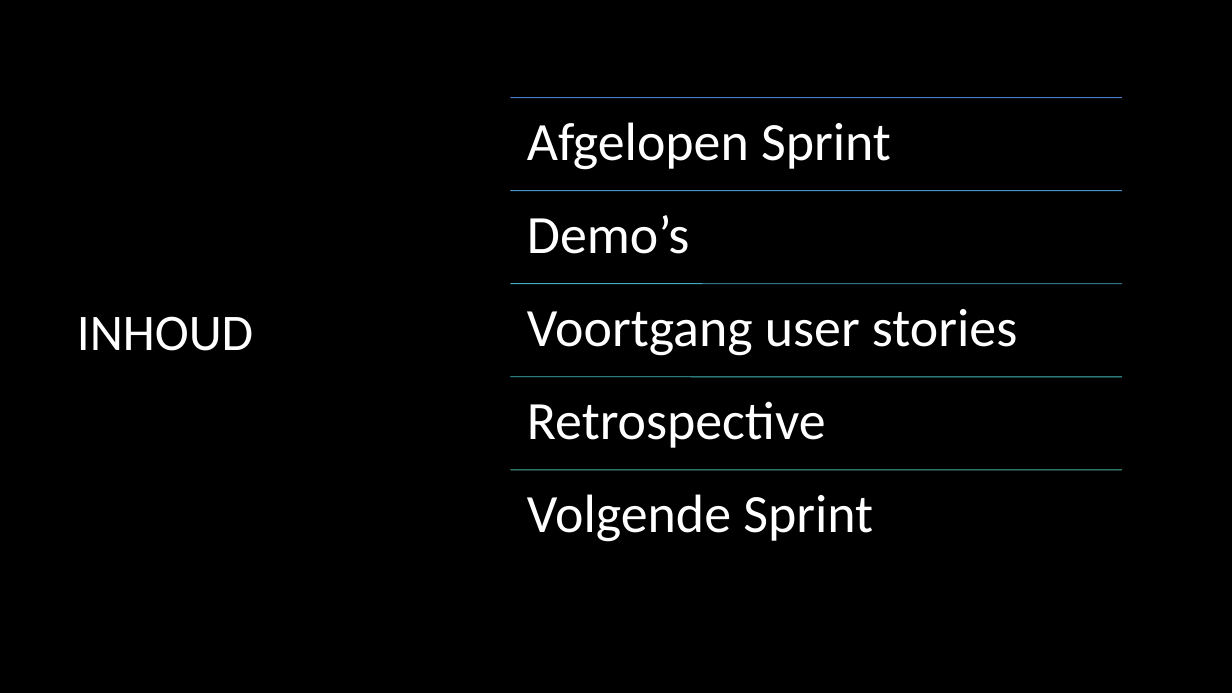
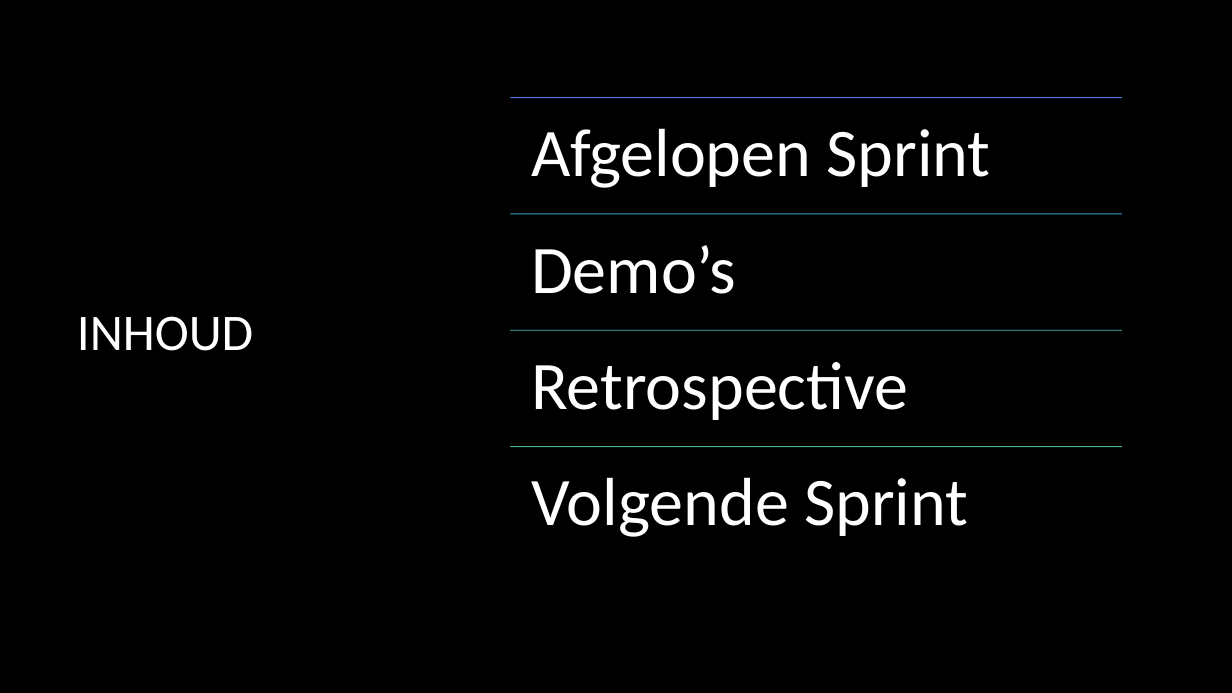
Before and after one commit to Matthijs-Hart/Project-5-6---Floating-Farm, a slide deck: slide 3 of Presentaties/Sprint 4.pptx. Drawn at 1232x693 pixels with LibreOffice and Linux fonts; fonts in the diff are those of the drawing; background and template pictures are left out. Boxes give left, top, right and bottom in pixels: in the first picture for what was removed or moved away, otherwise in the second. Text is boxed around its words. In the diff, an @@ line names an element or a change of style, - is before the commit and + after.

```diff
--- a/Presentaties/Sprint 4.pptx
+++ b/Presentaties/Sprint 4.pptx
@@ text "Demo’s": place and size @@
-text "Demo’s" at box(527, 215, 690, 254)
+text "Demo’s" at box(531, 245, 736, 294)
@@ line moved from (511, 190) - (1122, 190) to (511, 213) - (1122, 213) @@
@@ line (511, 213) - (1122, 213): stroke #4594CB 0.75 pt to #459CC8 0.75 pt @@
@@ text removed at box(527, 309, 1017, 356) @@
-Voortgang user stories
@@ size 42 to 53 pt; more space between paragraphs in 4 elements at box(531, 128, 991, 188), box(531, 477, 968, 537), box(531, 245, 736, 294), box(531, 362, 908, 420) @@
@@ text "Retrospective": place and size @@
-text "Retrospective" at box(527, 401, 826, 448)
+text "Retrospective" at box(531, 362, 908, 420)
@@ line moved from (511, 284) - (1122, 284) to (511, 330) - (1122, 330) @@
@@ line (511, 330) - (1122, 330): stroke #44ABC4 0.75 pt to #44B9BF 0.75 pt @@
@@ line removed from (511, 377) to (1122, 377) @@
@@ text "Volgende Sprint": place and size @@
-text "Volgende Sprint" at box(527, 494, 873, 542)
+text "Volgende Sprint" at box(531, 477, 968, 537)
@@ line moved from (511, 470) - (1122, 470) to (511, 446) - (1122, 446) @@
```
Also in this commit, not shown: 1 other slide changed, 1 slide added.
